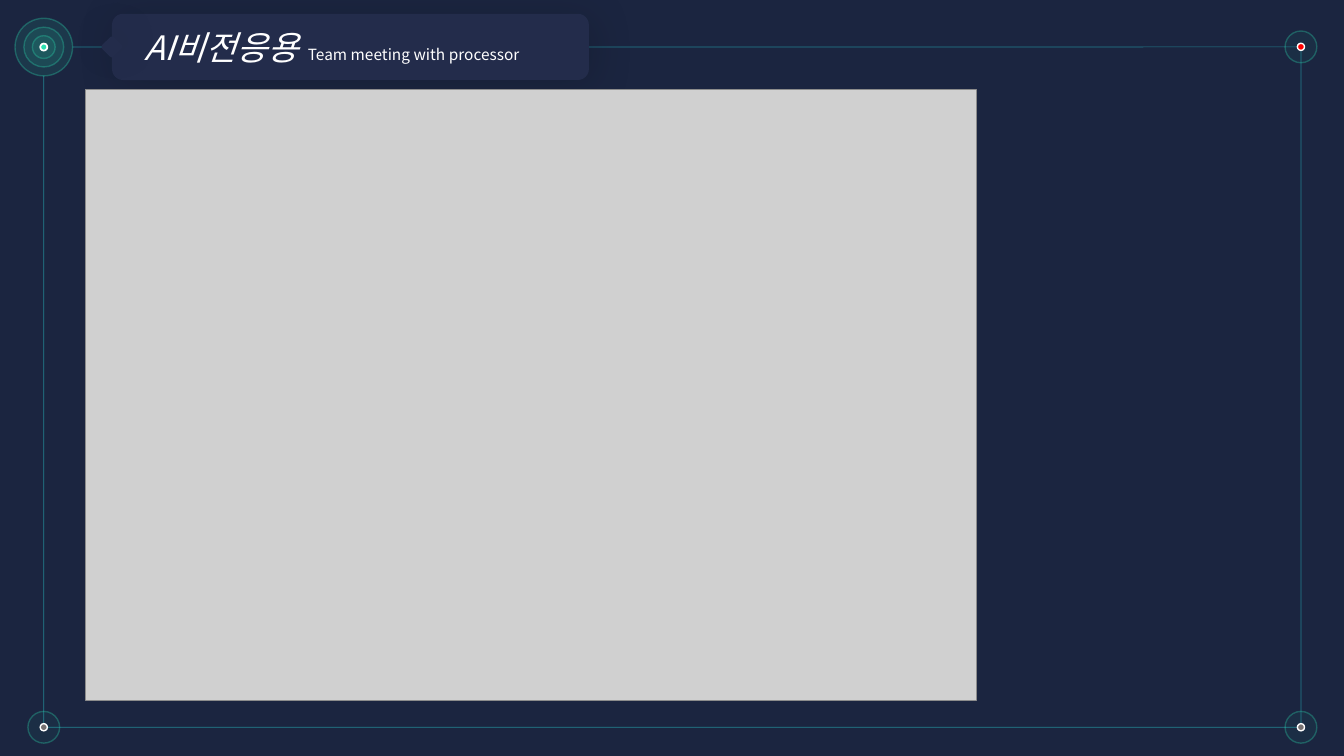
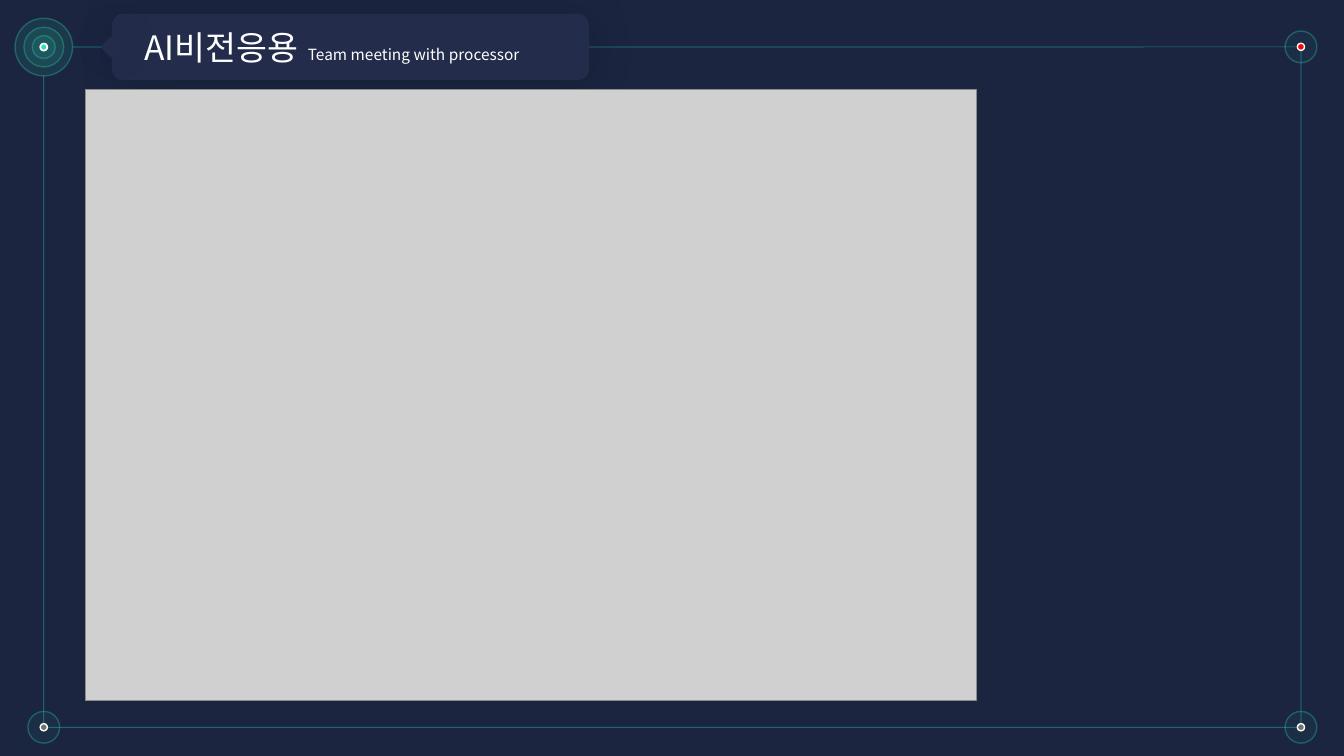
Before and after one commit to dandeeAndy/AI_Vision_application, a slide deck: slide 4 of 팀플/9월27일발표ppt.pptx. Drawn at 1344x756 pixels with LibreOffice and Linux fonts; fonts in the diff are those of the drawing; grey boxes stand for pictures. Boxes give left, top, right and bottom in pixels: in the first picture for what was removed or moved away, otherwise in the second. Text is boxed around its words. In the diff, an @@ line names an element or a change of style, - is before the commit and + after.

```diff
--- a/팀플/9월27일발표ppt.pptx
+++ b/팀플/9월27일발표ppt.pptx
@@ rounded rectangle "AI비전응용 Team meeting with processor" at (x1=112, y1=14, x2=589, y2=81): italic off in "AI비전응용" @@
```
Also in this commit, not shown: 7 other slides changed, 7 other files.
